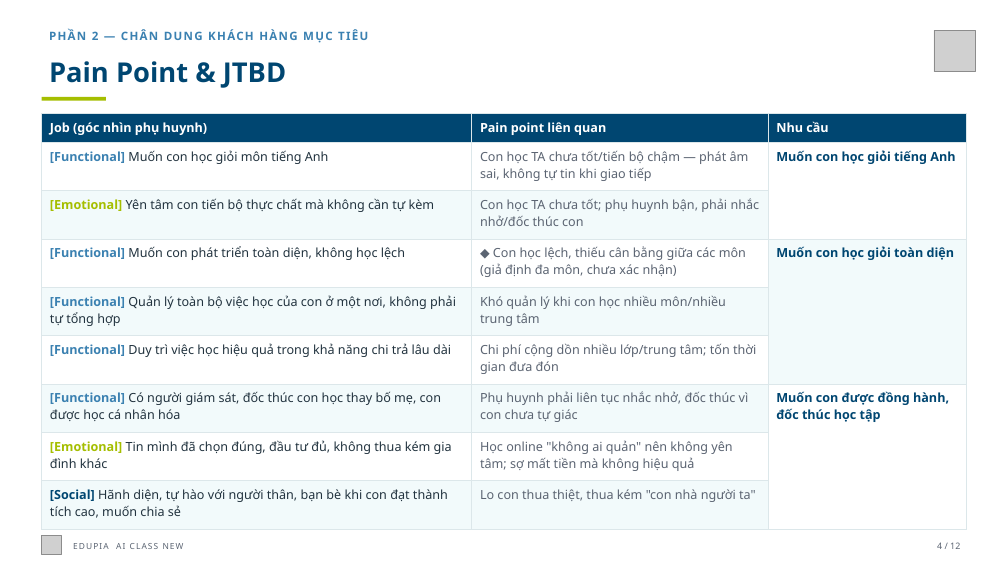
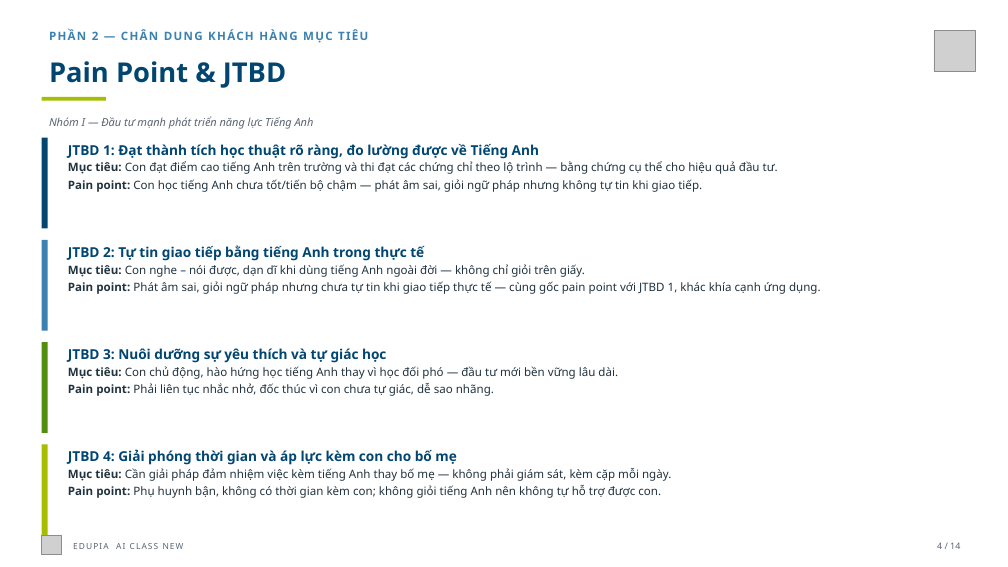
Before and after one commit to landangedupia/edupia-product, a slide deck: slide 5 of 03_product/concepts/AI-Class-New-slide-deck-FINAL-2026-08-21-branded.pptx. Drawn at 1008x567 pixels with LibreOffice and Linux fonts; fonts in the diff are those of the drawing; grey boxes stand for pictures. Boxes give left, top, right and bottom in pixels: in the first picture for what was removed or moved away, otherwise in the second. Text is boxed around its words. In the diff, an @@ line names an element or a change of style, - is before the commit and + after.

```diff
--- a/03_product/concepts/AI-Class-New-slide-deck-FINAL-2026-08-21-branded.pptx
+++ b/03_product/concepts/AI-Class-New-slide-deck-FINAL-2026-08-21-branded.pptx
@@ table removed at <box>42,113,966,529</box>, 9 rows, 3 columns @@
-Job (góc nhìn phụ huynh) | Pain point liên quan | Nhu cầu
-[Functional] Muốn con học giỏi môn tiếng Anh | Con học TA chưa tốt/tiến bộ chậm — phát âm sai, không tự tin khi giao tiếp | Muốn con học giỏi tiếng Anh
-[Emotional] Yên tâm con tiến bộ thực chất mà không cần tự kèm | Con học TA chưa tốt; phụ huynh bận, phải nhắc nhở/đốc thúc con | 
-[Functional] Muốn con phát triển toàn diện, không học lệch | ◆ Con học lệch, thiếu cân bằng giữa các môn (giả định đa môn, chưa xác nhận) | Muốn con học giỏi toàn diện
-[Functional] Quản lý toàn bộ việc học của con ở một nơi, không phải tự tổng hợp | Khó quản lý khi con học nhiều môn/nhiều trung tâm | 
-[Functional] Duy trì việc học hiệu quả trong khả năng chi trả lâu dài | Chi phí cộng dồn nhiều lớp/trung tâm; tốn thời gian đưa đón | 
-[Functional] Có người giám sát, đốc thúc con học thay bố mẹ, con được học cá nhân hóa | Phụ huynh phải liên tục nhắc nhở, đốc thúc vì con chưa tự giác | Muốn con được đồng hành, đốc thúc học tập
-[Emotional] Tin mình đã chọn đúng, đầu tư đủ, không thua kém gia đình khác | Học online "không ai quản" nên không yên tâm; sợ mất tiền mà không hiệu quả | 
-[Social] Hãnh diện, tự hào với người thân, bạn bè khi con đạt thành tích cao, muốn chia sẻ | Lo con thua thiệt, thua kém "con nhà người ta" | 
@@ text added at <box>49,116,314,129</box>, 10.5 pt, text #5B6472, italic @@
+Nhóm I — Đầu tư mạnh phát triển năng lực Tiếng Anh
@@ rectangle added at <box>42,138,48,228</box>, fill #004671 @@
@@ text added at <box>68,144,778,192</box>, 11 pt, text #22333F @@
+JTBD 1: Đạt thành tích học thuật rõ ràng, đo lường được về Tiếng Anh
+Mục tiêu: Con đạt điểm cao tiếng Anh trên trường và thi đạt các chứng chỉ theo lộ trình — bằng chứng cụ thể cho hiệu quả đầu tư.
+Pain point: Con học tiếng Anh chưa tốt/tiến bộ chậm — phát âm sai, giỏi ngữ pháp nhưng không tự tin khi giao tiếp.
@@ rectangle added at <box>42,240,48,330</box>, fill #3B81B1 @@
@@ text added at <box>68,245,821,294</box>, 11 pt, text #22333F @@
+JTBD 2: Tự tin giao tiếp bằng tiếng Anh trong thực tế
+Mục tiêu: Con nghe – nói được, dạn dĩ khi dùng tiếng Anh ngoài đời — không chỉ giỏi trên giấy.
+Pain point: Phát âm sai, giỏi ngữ pháp nhưng chưa tự tin khi giao tiếp thực tế — cùng gốc pain point với JTBD 1, khác khía cạnh ứng dụng.
@@ rectangle added at <box>42,342,48,433</box>, fill #518E0D @@
@@ text added at <box>68,348,618,396</box>, 11 pt, text #22333F @@
+JTBD 3: Nuôi dưỡng sự yêu thích và tự giác học
+Mục tiêu: Con chủ động, hào hứng học tiếng Anh thay vì học đối phó — đầu tư mới bền vững lâu dài.
+Pain point: Phải liên tục nhắc nhở, đốc thúc vì con chưa tự giác, dễ sao nhãng.
@@ rectangle added at <box>42,445,48,535</box>, fill #A5BE00 @@
@@ text added at <box>68,449,671,498</box>, 11 pt, text #22333F @@
+JTBD 4: Giải phóng thời gian và áp lực kèm con cho bố mẹ
+Mục tiêu: Cần giải pháp đảm nhiệm việc kèm tiếng Anh thay bố mẹ — không phải giám sát, kèm cặp mỗi ngày.
+Pain point: Phụ huynh bận, không có thời gian kèm con; không giỏi tiếng Anh nên không tự hỗ trợ được con.
```
Also in this commit, not shown: 11 other slides changed, 2 slides added, 1 other file.
